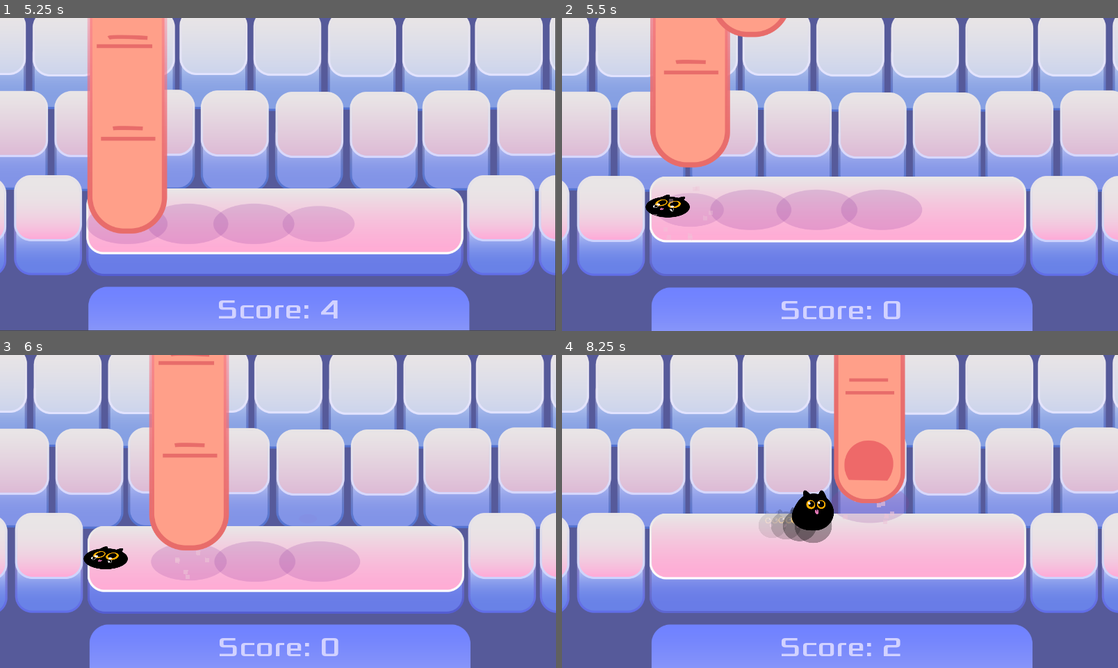
Above: before the commit, frames 1-4 (two rows, left to right).
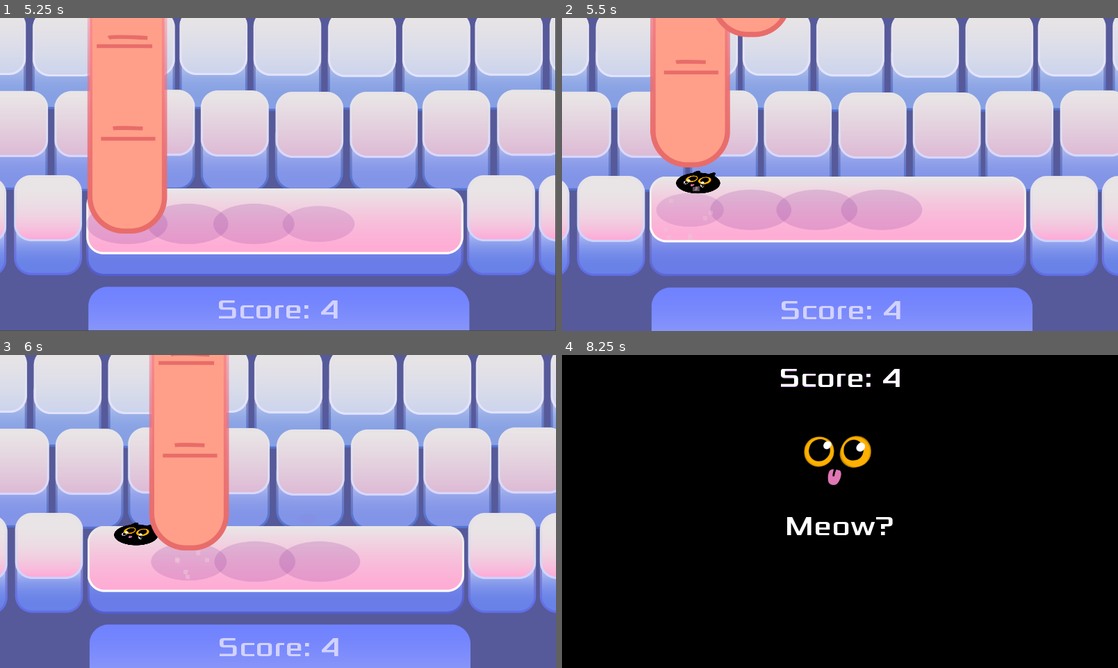
Above: after the commit, the same moments.

Repository: gameraccoon/ludum-dare-54-v2
Game: Godot game, scene res://Main.tscn
The game is run twice, just before and just after one commit, with the same random seed, the same clock (stepped at 60 frames per second) and the same inputs.
Inputs (mouse positions are in pixels of both pictures, inside the frame that each line leads up to):
- Up to frame 1 (5.25 s): click "Start" at 0.5 s; tap Enter (start_game) at 1.25, 1.35, 2.3, 2.75, 3.05, 3.6, 4.35 s; move the mouse to (400, 158) at 1.27 s; hold Right (move_right) 1.28-2.03 s; click (400, 158) at 1.42 s; move the mouse to (166, 190) at 2.02 s; hold Down (move_down) 2.03-2.78 s; tap Shift (Dash) at 2.1, 5.1 s; move the mouse to (333, 105) at 2.77 s; hold Right (move_right) 2.78-3.53 s; hold Space (space) 2.78-3.53 s; move the mouse to (250, 237) at 3.52 s; hold Up (move_up) 3.53-4.28 s; click (250, 237) at 3.67 s; move the mouse to (444, 221) at 4.27 s; hold Left (move_left) from 4.28 s (still down); move the mouse to (111, 127) at 5.02 s
- Up to frame 2 (5.5 s): keep holding Left (move_left); tap Enter (start_game) at 5.3 s
- Up to frame 3 (6 s): move the mouse to (305, 511) at 5.77 s; release Left (move_left) at 5.78 s; hold Down (move_down) from 5.78 s (still down); hold Space (space) from 5.78 s (still down); click (305, 511) at 5.92 s
- Up to frame 4 (8.25 s): tap Enter (start_game) at 6.05, 6.6, 7.35 s; move the mouse to (756, 433) at 6.52 s; release Down (move_down) at 6.53 s; release Space (space) at 6.53 s; hold Right (move_right) 6.53-7.28 s; move the mouse to (962, 495) at 7.27 s; hold Up (move_up) 7.28-8.03 s; move the mouse to (728, 527) at 8.02 s; hold Right (move_right) from 8.03 s (still down); tap Shift (Dash) at 8.1 s; click (728, 527) at 8.17 s

Frame 1 is identical in both runs. In frame 2, 1.0% of the frame differs, in the area x 15-61%, y 48-97%; in frame 3, 1.0%; in frame 4, 99%, in the area x 0-100%, y 0-100%.

Commit message:
Full gamepad support: added missing start game and mute sound buttons

Diff:
--- a/HUD.gd
+++ b/HUD.gd
@@ -29,9 +29,10 @@
 
 
 func _on_StartButton_pressed():
-	$ColorRect/Base/StartButton.hide()
-	$Sound.hide()
-	emit_signal("start_game")
+	if $Sound.visible:
+		$ColorRect/Base/StartButton.hide()
+		$Sound.hide()
+		emit_signal("start_game")
 
 func hide_message():
 	$ColorRect/Base/MessageLabel.hide()
@@ -66,11 +67,14 @@
 			get_tree().paused = !get_tree().paused
 			$Paused.visible = get_tree().paused
 			$Sound.visible = get_tree().paused
-	if event.is_action_released("start_game") and !Globals.game_is_started:
+	if event.is_action_released("start_game") and !Globals.game_is_started and $ColorRect.visible:
 		_on_StartButton_pressed()
+	if event.is_action_released("toggle_sound"):
+		_on_Sound_pressed()
 
 
 func _on_PlayAgain_pressed():
-	$ColorRect/Base/StartButton.hide()
-	$Sound.hide()
-	emit_signal("start_game")
+	if $Sound.visible:
+		$ColorRect/Base/StartButton.hide()
+		$Sound.hide()
+		emit_signal("start_game")
--- a/HUD.tscn
+++ b/HUD.tscn
@@ -18,12 +18,6 @@
 [sub_resource type="DynamicFont" id=2]
 size = 64
 font_data = ExtResource( 2 )
-
-[sub_resource type="InputEventAction" id=3]
-action = "start_game"
-
-[sub_resource type="ShortCut" id=4]
-shortcut = SubResource( 3 )
 
 [sub_resource type="SpriteFrames" id=6]
 animations = [ {
@@ -92,8 +86,10 @@
 margin_top = 462.0
 margin_right = 768.0
 margin_bottom = 562.0
+focus_mode = 0
 custom_fonts/font = SubResource( 2 )
-shortcut = SubResource( 4 )
+shortcut_in_tooltip = false
+enabled_focus_mode = 0
 text = "Start"
 
 [node name="Animation" type="Node2D" parent="ColorRect"]
@@ -101,7 +97,6 @@
 [node name="AnimatedSprite" type="AnimatedSprite" parent="ColorRect/Animation"]
 position = Vector2( 640, 360 )
 frames = SubResource( 6 )
-frame = 1
 speed_scale = 0.5
 playing = true
 
@@ -114,6 +109,8 @@
 custom_styles/hover = SubResource( 7 )
 custom_styles/pressed = SubResource( 8 )
 custom_styles/normal = SubResource( 9 )
+shortcut_in_tooltip = false
+enabled_focus_mode = 0
 
 [node name="PointsWhite" type="Label" parent="."]
 visible = false
@@ -158,7 +155,8 @@
 custom_styles/hover = SubResource( 11 )
 custom_styles/pressed = SubResource( 12 )
 custom_styles/normal = SubResource( 13 )
-shortcut = SubResource( 4 )
+shortcut_in_tooltip = false
+enabled_focus_mode = 0
 
 [node name="SoundOff" type="Sprite" parent="Sound"]
 position = Vector2( 93, 96 )
--- a/project.godot
+++ b/project.godot
@@ -40,16 +40,55 @@
 
 ui_accept={
 "deadzone": 0.5,
-"events": [ Object(InputEventKey,"resource_local_to_scene":false,"resource_name":"","device":0,"alt":false,"shift":false,"control":false,"meta":false,"command":false,"pressed":false,"scancode":16777221,"physical_scancode":0,"unicode":0,"echo":false,"script":null)
-, Object(InputEventKey,"resource_local_to_scene":false,"resource_name":"","device":0,"alt":false,"shift":false,"control":false,"meta":false,"command":false,"pressed":false,"scancode":16777222,"physical_scancode":0,"unicode":0,"echo":false,"script":null)
-, Object(InputEventKey,"resource_local_to_scene":false,"resource_name":"","device":0,"alt":false,"shift":false,"control":false,"meta":false,"command":false,"pressed":false,"scancode":32,"physical_scancode":0,"unicode":0,"echo":false,"script":null)
- ]
+"events": [  ]
 }
 ui_select={
 "deadzone": 0.5,
-"events": [ Object(InputEventKey,"resource_local_to_scene":false,"resource_name":"","device":0,"alt":false,"shift":false,"control":false,"meta":false,"command":false,"pressed":false,"scancode":32,"physical_scancode":0,"unicode":0,"echo":false,"script":null)
-, Object(InputEventJoypadButton,"resource_local_to_scene":false,"resource_name":"","device":0,"button_index":3,"pressure":0.0,"pressed":false,"script":null)
- ]
+"events": [  ]
+}
+ui_cancel={
+"deadzone": 0.5,
+"events": [  ]
+}
+ui_focus_next={
+"deadzone": 0.5,
+"events": [  ]
+}
+ui_focus_prev={
+"deadzone": 0.5,
+"events": [  ]
+}
+ui_left={
+"deadzone": 0.5,
+"events": [  ]
+}
+ui_right={
+"deadzone": 0.5,
+"events": [  ]
+}
+ui_up={
+"deadzone": 0.5,
+"events": [  ]
+}
+ui_down={
+"deadzone": 0.5,
+"events": [  ]
+}
+ui_page_up={
+"deadzone": 0.5,
+"events": [  ]
+}
+ui_page_down={
+"deadzone": 0.5,
+"events": [  ]
+}
+ui_home={
+"deadzone": 0.5,
+"events": [  ]
+}
+ui_end={
+"deadzone": 0.5,
+"events": [  ]
 }
 move_left={
 "deadzone": 0.5,
@@ -86,6 +125,8 @@
 start_game={
 "deadzone": 0.5,
 "events": [ Object(InputEventKey,"resource_local_to_scene":false,"resource_name":"","device":0,"alt":false,"shift":false,"control":false,"meta":false,"command":false,"pressed":false,"scancode":16777221,"physical_scancode":0,"unicode":0,"echo":false,"script":null)
+, Object(InputEventJoypadButton,"resource_local_to_scene":false,"resource_name":"","device":0,"button_index":0,"pressure":0.0,"pressed":false,"script":null)
+, Object(InputEventJoypadButton,"resource_local_to_scene":false,"resource_name":"","device":0,"button_index":11,"pressure":0.0,"pressed":false,"script":null)
  ]
 }
 Dash={
@@ -108,3 +149,8 @@
 , Object(InputEventJoypadButton,"resource_local_to_scene":false,"resource_name":"","device":0,"button_index":11,"pressure":0.0,"pressed":false,"script":null)
  ]
 }
+toggle_sound={
+"deadzone": 0.5,
+"events": [ Object(InputEventJoypadButton,"resource_local_to_scene":false,"resource_name":"","device":0,"button_index":3,"pressure":0.0,"pressed":false,"script":null)
+ ]
+}
Not shown: 1 places in HUD.tscn that only renumber resources
